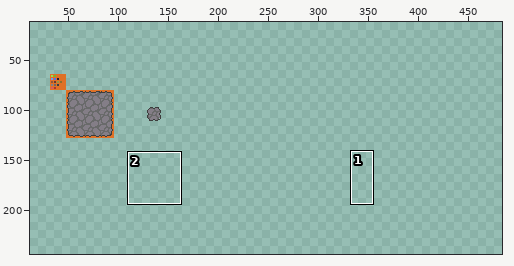
Pixel-art file, stored at skyro/ulohy/ui-ux/tileset-2025/tileset.ase. The first picture is a wide view before the edit; the outline marks the close-up.
Close-up. The starting point:
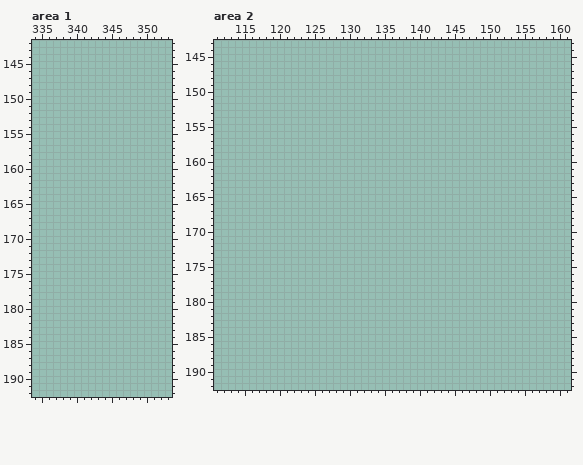
512x512 pixels, 1 frame. Shown: area 1: x 334..353, y 142..192; area 2: x 111..161, y 143..192. The old version is drawn lined up with the new one. The wide view leaves out empty margins. The commit also changed other parts of the picture, which this record leaves out.
After:
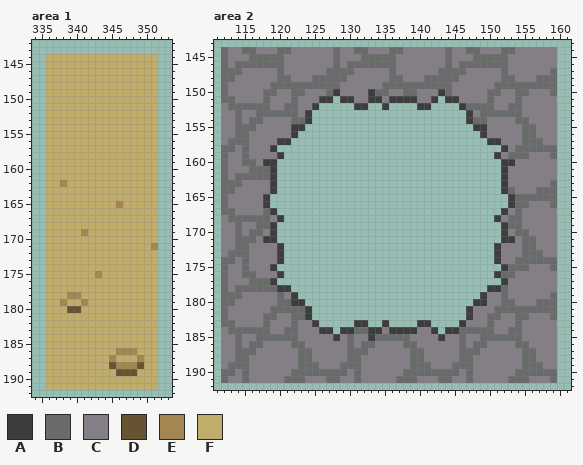
Palette (. is transparent): A #3d3d3d  B #696a6a  C #847e87  D #665332  E #a48652  F #c0ad6c
Difference:
whole drawing moved by +32,+64 (the old picture is shown already moved)
Changed rows in their new state; - is an unchanged pixel.
Area 1:
first column x 336:
144 FFFFFFFFFFFFFFFF
145 FFFFFFFFFFFFFFFF
146 FFFFFFFFFFFFFFFF
147 FFFFFFFFFFFFFFFF
148 FFFFFFFFFFFFFFFF
149 FFFFFFFFFFFFFFFF
150 FFFFFFFFFFFFFFFF
151 FFFFFFFFFFFFFFFF
152 FFFFFFFFFFFFFFFF
153 FFFFFFFFFFFFFFFF
154 FFFFFFFFFFFFFFFF
155 FFFFFFFFFFFFFFFF
156 FFFFFFFFFFFFFFFF
157 FFFFFFFFFFFFFFFF
158 FFFFFFFFFFFFFFFF
159 FFFFFFFFFFFFFFFF
160 FFFFFFFFFFFFFFFF
161 FFFFFFFFFFFFFFFF
162 FFEFFFFFFFFFFFFF
163 FFFFFFFFFFFFFFFF
164 FFFFFFFFFFFFFFFF
165 FFFFFFFFFFEFFFFF
166 FFFFFFFFFFFFFFFF
167 FFFFFFFFFFFFFFFF
168 FFFFFFFFFFFFFFFF
169 FFFFFEFFFFFFFFFF
170 FFFFFFFFFFFFFFFF
171 FFFFFFFFFFFFFFFE
172 FFFFFFFFFFFFFFFF
173 FFFFFFFFFFFFFFFF
174 FFFFFFFFFFFFFFFF
175 FFFFFFFEFFFFFFFF
176 FFFFFFFFFFFFFFFF
177 FFFFFFFFFFFFFFFF
178 FFFEEFFFFFFFFFFF
179 FFEFFEFFFFFFFFFF
180 FFFDDFFFFFFFFFFF
181 FFFFFFFFFFFFFFFF
182 FFFFFFFFFFFFFFFF
183 FFFFFFFFFFFFFFFF
184 FFFFFFFFFFFFFFFF
185 FFFFFFFFFFFFFFFF
186 FFFFFFFFFFEEEFFF
187 FFFFFFFFFEFFFEFF
188 FFFFFFFFFDEEEDFF
189 FFFFFFFFFFDDDFFF
190 FFFFFFFFFFFFFFFF
191 FFFFFFFFFFFFFFFF
Area 2:
first column x 112:
144 BCCBBCCCBBCCCCCCBCCBBCCCBBCCCCCCBCCBBCCCBBCCCCCC
145 BCCCBBBBBCCCCCCCBCCCBBBBBCCCCCCCBCCCBBBBBCCCCCCC
146 BCBBBBBBBCCCCCCCBCBBBBBBBCCCCCCCBCBBBBBBBCCCCCCC
147 BBBCCCCCBCCCCCCBBBBCCCCCBCCCCCCBBBBCCCCCBCCCCCCB
148 BBCCCCCCBBCCCBBBBBCCCCCCBBCCCBBBBBCCCCCCBBCCCBBB
149 BCCCCCCBBBBBBBBBBCCCCCCBBBBBBBBBBCCCCCCBBBBBBBBB
150 BCCCCCBBCCBBCCCBACCCCABBCCBBCCCABCCCCCBBCCBBCCCB
151 BBCCCCBCCCBCCCAA-AACCAACAAAACCA-AACCCCBCCCBCCCCC
152 CBBBBBBCCBBCCA-----AA--A----AA----ABBBBCCBBCCCCC
153 CCBCCBBBBBBCA----------------------ACBBBBBBCCCCC
154 CCBCBBCCCCBBA----------------------ABBCCCCBBCCCC
155 CCBBBCCCCCAA------------------------AACCCCCBBCCC
156 CCBBCCCCCCA--------------------------ACCCCCBBCCC
157 CBBBCCCCAA----------------------------AACCCBBBCC
158 BBCBCCCA--------------------------------ACBBBBBB
159 BCCBCCCCA------------------------------ACBBBCCCB
160 BCCBBCAA--------------------------------AACCCCCC
161 BCCCBBBA--------------------------------ACCCCCCC
162 BCBBBBBA--------------------------------ACCCCCCC
163 BBBCCCCA--------------------------------ACCCCCCB
164 BBCCCCCA--------------------------------ABCCCBBB
165 BCCCCCA----------------------------------ABBBBBB
166 BCCCCCA----------------------------------ABBCCCB
167 BBCCCCBA--------------------------------ACBCCCCC
168 CBBBBBBCA------------------------------ACBBCCCCC
169 CCBCCBBA--------------------------------ABBCCCCC
170 CCBCBBCA--------------------------------ACBBCCCC
171 CCBBBCAA--------------------------------AACBBCCC
172 CCBBCCCCA------------------------------ACCCBBCCC
173 CBBBCCCCA------------------------------ACCCBBBCC
174 BBCBCCCCA------------------------------ACCBBBBBB
175 BCCBCCCA--------------------------------ABBBCCCB
176 BCCBBCCCA------------------------------ABBCCCCCC
177 BCCCBBBA--------------------------------ACCCCCCC
178 BCBBBBBBAA----------------------------AABCCCCCCC
179 BBBCCCCCBCA--------------------------ACCBCCCCCCB
180 BBCCCCCCBBAA------------------------AACCBBCCCBBB
181 BCCCCCCBBBBBA----------------------ACCCBBBBBBBBB
182 BCCCCCBBCCBBA----------------------ACCBBCCBBCCCB
183 BBCCCCBCCCBCCA-----AA--A----AA----ACCCBCCCBCCCCC
184 CBBBBBBCCBBCCCAA-AABBAACAAAACCA-AABBBBBCCBBCCCCC
185 CCBCCBBBBBBCCCCCACBCCABBBBBCCCCACCBCCBBBBBBCCCCC
186 CCBCBBCCCCBBCCCCCCBCBBCCCCBBCCCCCCBCBBCCCCBBCCCC
187 CCBBBCCCCCCBBCCCCCBBBCCCCCCBBCCCCCBBBCCCCCCBBCCC
188 CCBBCCCCCCCBBCCCCCBBCCCCCCCBBCCCCCBBCCCCCCCBBCCC
189 CBBBCCCCCCCBBBCCCBBBCCCCCCCBBBCCCBBBCCCCCCCBBBCC
190 BBCBCCCCCCBBBBBBBBCBCCCCCCBBBBBBBBCBCCCCCCBBBBBB
191 BCCBCCCCCBBBCCCBBCCBCCCCCBBBCCCBBCCBCCCCCBBBCCCB
Pixel boxes of the changes (left, top, right, bottom) in both close-ups:
added: (46, 54, 158, 390)
added: (221, 47, 557, 383)
